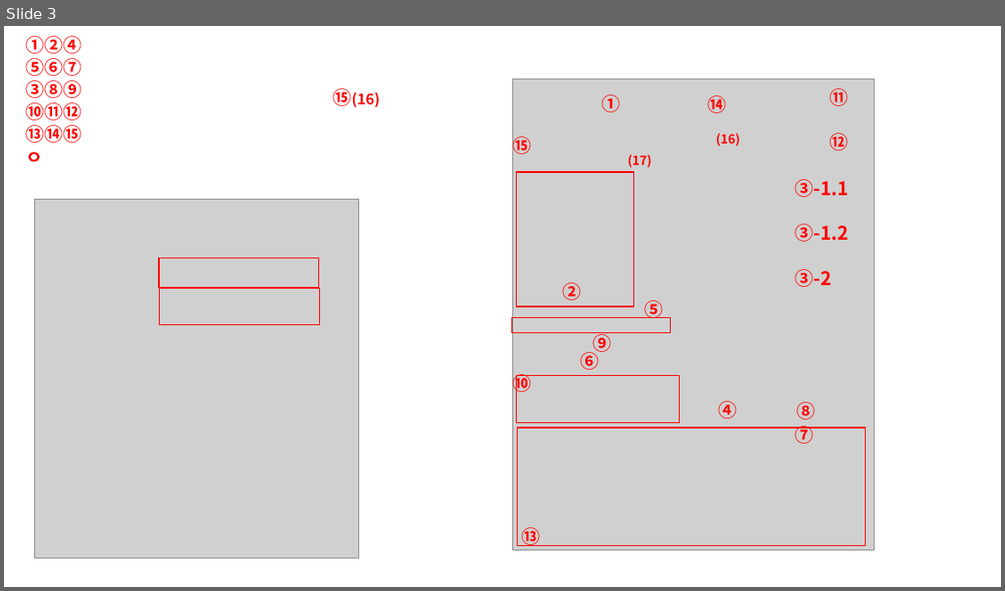
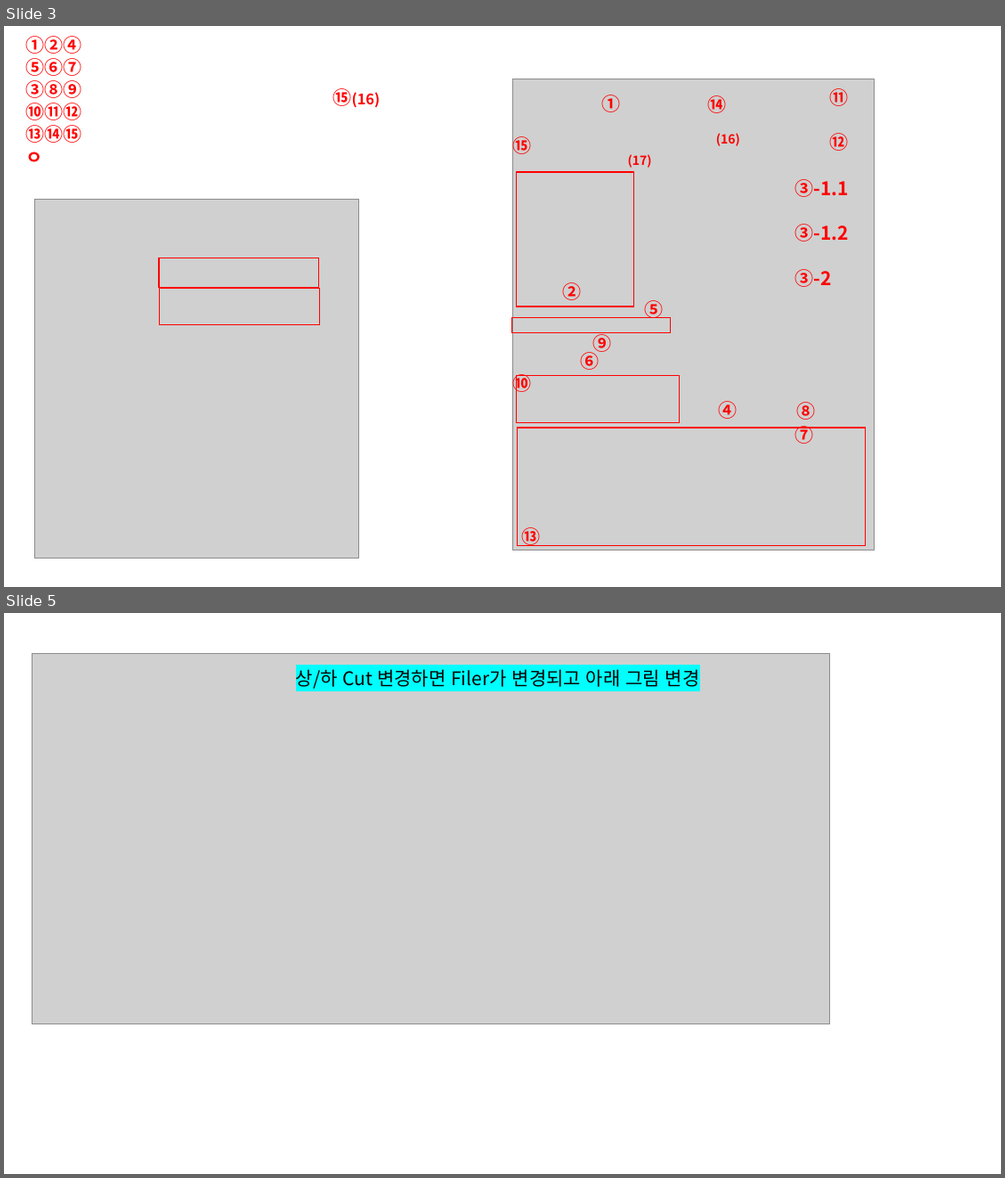
Before and after one commit to ezdiatech/OpenDoc, a slide deck: AnalysisSW/01.Manual/사용한ppt/analy메뉴.pptx. Shown one above the other, each under a label of ours: slide 3 before the commit, slides 3 and 5 after it; the slides between them are not shown. The pictures are 1005x591 and 1005x1178 pixels, drawn with LibreOffice and Linux fonts; fonts in the diff are those of the drawing; grey boxes stand for pictures. Boxes give left, top, right and bottom in pixels: in the first picture for what was removed or moved away, otherwise in the second. Text is boxed around its words. In the diff, an @@ line names an element or a change of style, - is before the commit and + after.

Commit message:
4.0.7 2022.10.11 - Pixel Analysis기능추가 (RMSP 각Pixel갑 확인 및 색조 표시, 분포 그래프 표시 , Cut 비율에 따른 변경 확인 )

```diff
--- a/AnalysisSW/01.Manual/사용한ppt/analy메뉴.pptx
+++ b/AnalysisSW/01.Manual/사용한ppt/analy메뉴.pptx
@@ slide 5 added at (4,613,1001,1174), background #FFFFFF @@
@@ picture added at (32,653,830,1024) @@
@@ text added at (296,669,700,689), 18 pt, text #000000 @@
+상/하 Cut 변경하면 Filer가 변경되고 아래 그림 변경
```
Also in this commit, not shown: 2 other slides added, 1 other file.
